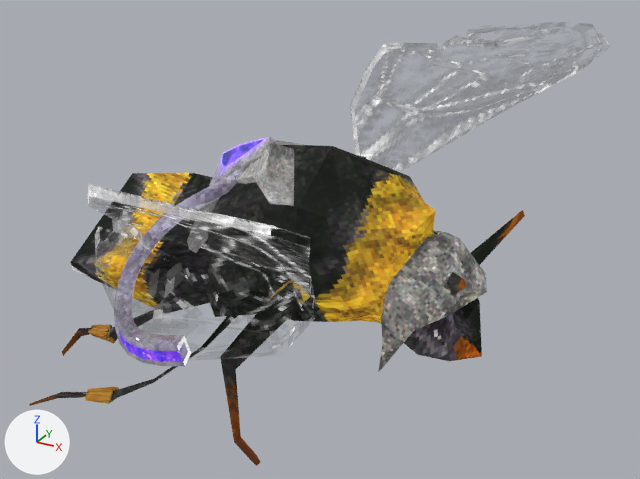
Renders of the glTF model GamesFleadh/GamesFleadh/ASSETS/3D/Player/Buzzz/Buzz.glb from each side of a commit.
The view is the same before and after, from a 50 mm camera at (0.97, -1.66, 1.24) aimed at (0.03, 0.05, 0.39). Arrows for +X, +Y and +Z are at lower left; the lights stay in place.

The older version as bpy lines, for what is in view:
```python
me_béziercurve_003 = bpy.data.meshes.new('BézierCurve.003')
me_béziercurve_003.from_pydata(...)  # 898 vertices, 1734 faces; spans x -0.63..0.5, y -1.01..1.05, z -0.07..0.67
# faces by material slot: [60, 358, 622, 268, 290, 44, 92]
me_béziercurve_003.materials.append(mat_cables)
me_béziercurve_003.materials.append(mat_outer_kabel)
me_béziercurve_003.materials.append(mat_buzz_erant)
me_béziercurve_003.materials.append(mat_kridla_001)
me_béziercurve_003.materials.append(mat_armor)
me_béziercurve_003.materials.append(mat_gem)
me_béziercurve_003.materials.append(mat_helma_001)
ob_béziercurve_003 = bpy.data.objects.new('BézierCurve.003', me_béziercurve_003)
ob_béziercurve_003.location = (0.0, 0.0, 0.11)
```
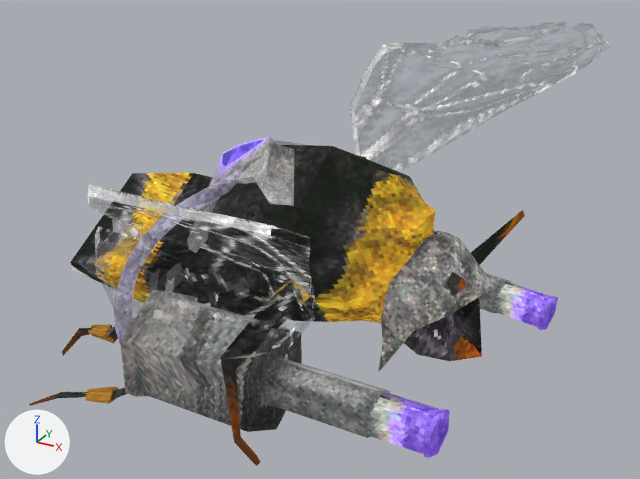
Pixel boxes (x1, y1, x2, y2) of what changed, in the pictures (640 x 479 px):
```json
{"object": "Cylinder.004", "change": "added", "after": [120, 290, 450, 458]}
{"object": "Cylinder.006", "change": "added", "after": [478, 272, 558, 330]}
```

The change, as JSON lines over the scene's bpy script:
```json
{"op": "add", "block": "img_zbran_base_color", "code": ["img_zbran_base_color = load_image('zbran_Base_color', '_unpacked/zbran_Base_color', 144, 144, 'sRGB')"]}
{"op": "add", "block": "mat_helma", "code": ["mat_helma = bpy.data.materials.new('Helma')", "# uses the picture img_zbran_base_color"]}
{"op": "add", "block": "me_cylinder_003", "code": ["me_cylinder_003 = bpy.data.meshes.new('Cylinder.003')", "me_cylinder_003.from_pydata(...)  # 106 vertices, 208 faces; spans x -0.143..0.54, y 0.215..0.457, z 0.003..0.282", "me_cylinder_003.materials.append(mat_helma)"]}
{"op": "add", "block": "me_cylinder_004", "code": ["me_cylinder_004 = bpy.data.meshes.new('Cylinder.004')", "me_cylinder_004.from_pydata(...)  # 106 vertices, 208 faces; spans x -0.169..0.502, y -0.455..-0.225, z 0.008..0.27", "me_cylinder_004.materials.append(mat_helma)"]}
{"op": "add", "block": "ob_cylinder_006", "code": ["ob_cylinder_006 = bpy.data.objects.new('Cylinder.006', me_cylinder_003)", "ob_cylinder_006.location = (0.0, 0.0, 0.11)"]}
{"op": "add", "block": "ob_cylinder_004", "code": ["ob_cylinder_004 = bpy.data.objects.new('Cylinder.004', me_cylinder_004)", "ob_cylinder_004.location = (0.0, 0.0, 0.11)"]}
```
